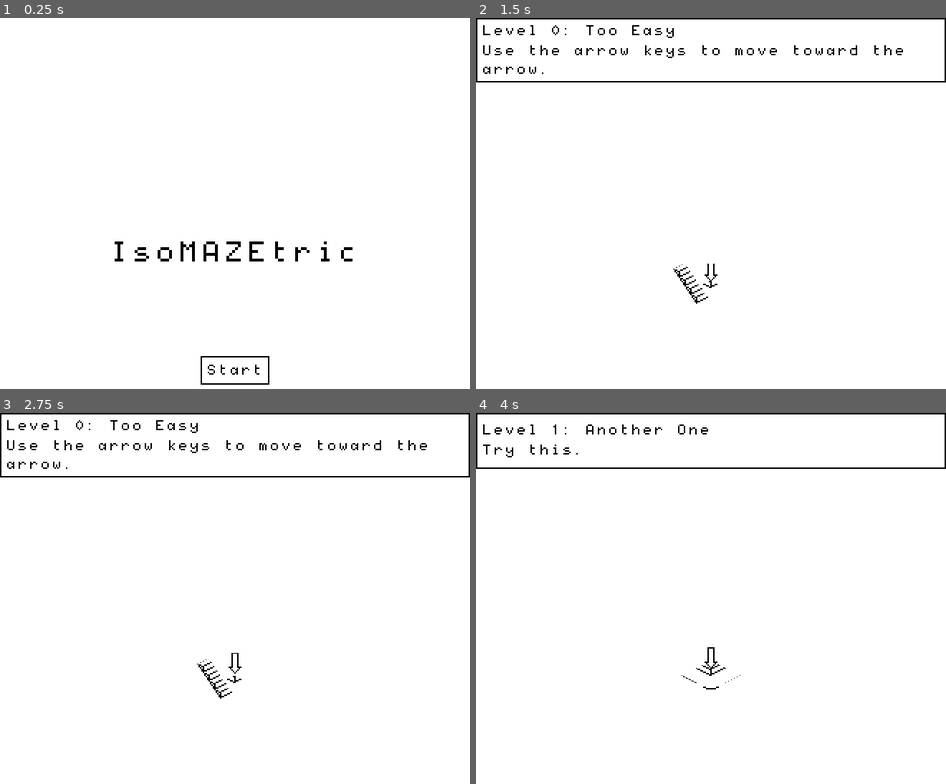
Above: before the commit, frames 1-4 (two rows, left to right).
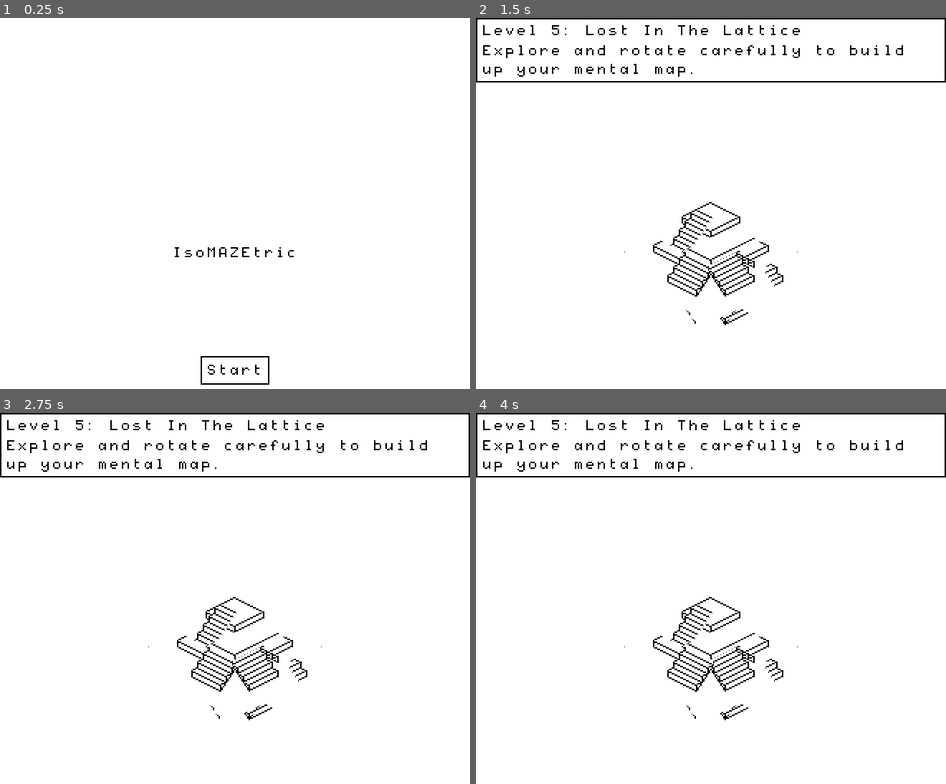
Above: after the commit, the same moments.

Repository: jlcarr/IsoMAZEtric
Game: Godot game, scene res://Menu/Menu.tscn
The game is run twice, just before and just after one commit, with the same random seed, the same clock (stepped at 60 frames per second) and the same inputs.
Inputs:
- Up to frame 1 (0.25 s): no input
- Up to frame 2 (1.5 s): click "Start" at 0.5 s; tap Enter (ui_accept) at 1.25 s; hold Right (ui_right) from 1.28 s (still down); hold Enter (ui_accept) from 1.28 s (still down)
- Up to frame 3 (2.75 s): tap Space (ui_jump) at 1.52, 1.55, 1.82, 2.1, 2.27, 2.57 s; release Right (ui_right) at 2.03 s; release Enter (ui_accept) at 2.03 s; hold Down (ui_down) from 2.03 s (still down); tap Enter (ui_accept) at 2.3 s
- Up to frame 4 (4 s): tap Enter (ui_accept) at 2.75, 3.6 s; release Down (ui_down) at 2.78 s; hold Right (ui_right) 2.78-3.53 s; hold Enter (ui_accept) 2.78-3.53 s; tap Space (ui_jump) at 3.05, 3.5, 3.77 s; hold Up (ui_up) from 3.53 s (still down)

The runs differ from the first frame. In frame 1, 0.8% of the frame differs, in the area x 24-75%, y 60-66%; in frame 2, 2.1%; in frame 3, 2.1%; in frame 4, 3.0%, in the area x 0-100%, y 1-83%.

Commit message:
Added several levels, a todo-list, and fixed clipping sprite problem with a y-nudge in shader

Diff:
--- a/src/Levels.gd
+++ b/src/Levels.gd
@@ -13,23 +13,8 @@
 
 const levels = [
 	{
-		"Name": "Level 0: Too Easy",
+		"Name": "Level 0: Hello World",
 		"HintText": "Use the arrow keys to move toward the arrow.",
-		"ConstMap":
-			[
-				[
-					[1,1],
-					[1,1]
-				],
-				[
-					[6,0],
-					[3,0]
-				]
-			]
-	},
-	{
-		"Name": "Level 1: Another One",
-		"HintText": "Try this.",
 		"ConstMap":
 			[
 				[
@@ -45,70 +30,213 @@
 			]
 	},
 	{
-		"Name": "Level 2: xyz",
-		"HintText": "",
-		"ConstMap":
-			[
-				[
-					[1,1,1,1],
-					[1,1,1,1],
-					[1,1,1,1],
-					[1,1,1,1],
-				],
-				[
-					[6,0,0,0],
-					[0,0,0,0],
-					[0,0,0,0],
-					[0,0,0,0]
-				]
-			]
-	},
-	{
-		"Name": "Level 3: xyz",
-		"HintText": "",
-		"ConstMap":
-			[
-				[
-					[1,1,1,1,1],
-					[1,1,1,1,1],
-					[1,1,1,1,1],
-					[1,1,1,1,1],
-					[1,1,1,1,1],
+		"Name": "Level 1: Keep It Up!",
+		"HintText": "Climb the steps to your goal.",
+		"ConstMap":
+			[
+				[
+					[0,0,0],
+					[0,0,0],
+					[0,0,1]
+				],
+				[
+					[0,0,1],
+					[0,0,2],
+					[1,3,0]
+				],
+				[
+					[1,3,0],
+					[2,0,0],
+					[0,0,0]
+				],
+				[
+					[6,0,0],
+					[0,0,0],
+					[0,0,0]
+				]
+			]
+	},
+	{
+		"Name": "Level 2: Blind Corner",
+		"HintText": "Press shift to rotate and get a better view!",
+		"ConstMap":
+			[
+				[
+					[1,1,1,0,0,1],
+					[1,0,1,1,0,1],
+					[1,0,0,0,0,1],
+					[1,1,1,0,0,1],
+					[1,1,1,1,1,1],
+					[1,1,1,1,1,1]
+				],
+				[
+					[0,0,0,0,3,0],
+					[0,0,0,6,3,0],
+					[0,0,0,0,3,0],
+					[0,0,0,0,3,0],
+					[0,0,0,0,3,0],
+					[0,0,0,0,0,0]
+				],
+				[
+					[0,0,0,3,0,0],
+					[0,0,0,3,0,0],
+					[0,0,0,3,0,0],
+					[0,0,0,3,0,0],
+					[0,0,0,3,0,0],
+					[0,0,0,0,0,0],
+				],
+				[
+					[0,0,3,0,0,0],
+					[0,0,3,0,0,0],
+					[0,0,3,0,0,0],
+					[0,0,3,0,0,0],
+					[0,0,3,0,0,0],
+					[0,0,0,0,0,0],
+				],
+				[
+					[1,3,0,0,0,0],
+					[1,3,0,0,0,0],
+					[1,3,0,0,0,0],
+					[1,3,0,0,0,0],
+					[1,3,0,0,0,0],
+					[0,0,0,0,0,0],
+				]
+			]
+	},
+	{
+		"Name": "Level 3: The Ivory Tower",
+		"HintText": "Carry on upwards!",
+		"ConstMap":
+			[
+				[
+					[0,0,0],
+					[0,0,0],
+					[0,0,1]
+				],
+				[
+					[0,0,1],
+					[0,0,2],
+					[0,0,0]
+				],
+				[
+					[1,3,0],
+					[0,0,0],
+					[0,0,0]
+				],
+				[
+					[0,0,0],
+					[4,0,0],
+					[1,0,0]
+				],
+				[
+					[0,0,0],
+					[0,0,0],
+					[0,5,1]
+				],
+				[
+					[0,0,1],
+					[0,0,2],
+					[0,0,0]
+				],
+				[
+					[1,3,0],
+					[0,0,0],
+					[0,0,0]
+				],
+				[
+					[0,0,0],
+					[4,0,0],
+					[1,0,0]
+				],
+				[
+					[0,0,0],
+					[0,0,0],
+					[0,5,1]
+				],
+				[
+					[0,0,0],
+					[0,0,0],
+					[0,0,6]
+				]
+			]
+	},
+	{
+		"Name": "Level 4: A Matter Of Perspective",
+		"HintText": "Beware illusions of perspective!",
+		"ConstMap":
+			[
+				[
+					[1,1,0,0,0,0,0],
+					[0,0,0,0,0,0,0],
+					[0,0,0,0,0,0,0],
+					[0,0,0,0,0,0,1],
+				],
+				[
+					[6,0,0,0,0,0,0],
+					[0,0,0,0,0,0,0],
+					[0,0,0,0,0,0,2],
+					[0,0,0,0,0,0,0],
+				],
+				[
+					[0,0,0,0,0,0,1],
+					[0,0,0,0,0,0,2],
+					[0,0,0,0,0,0,0],
+					[0,0,0,0,0,0,0],
+				],
+				[
+					[0,0,1,1,1,3,0],
+					[0,0,0,0,1,0,0],
+					[0,0,0,0,1,0,0],
+					[0,0,0,0,1,0,0],
+				]
+			]
+	},
+	{
+		"Name": "Level 5: Lost In The Lattice",
+		"HintText": "Explore and rotate carefully to build up your mental map.",
+		"ConstMap":
+			[
+				[
+					[1,0,0,0,1],
+					[0,0,0,0,0],
+					[0,0,1,0,0],
+					[0,0,0,0,0],
+					[1,0,0,0,1]
+				],
+				[
+					[0,5,1,3,0],
+					[0,0,2,0,0],
+					[1,3,0,0,1],
+					[0,0,4,0,2],
+					[0,5,1,3,0]
+				],
+				[
+					[1,0,0,0,1],
+					[2,0,0,0,0],
+					[0,0,1,3,0],
+					[4,0,0,0,0],
+					[1,0,0,0,1]
+				],
+				[
+					[0,5,1,3,0],
+					[0,0,0,0,0],
+					[1,0,0,0,1],
+					[0,0,0,0,2],
+					[0,0,1,0,0]
+				],
+				[
+					[1,0,0,0,1],
+					[2,0,4,0,2],
+					[0,0,1,3,0],
+					[4,0,2,0,0],
+					[1,3,0,5,1]
 				],
 				[
 					[6,0,0,0,0],
 					[0,0,0,0,0],
 					[0,0,0,0,0],
 					[0,0,0,0,0],
-					[0,0,0,0,0],
-				]
-			]
-	},
-	{
-		"Name": "Level 4: xyz",
-		"HintText": "",
-		"ConstMap":
-			[
-				[
-					[1,1,1,1,1],
-					[1,1,1,1,1],
-					[1,1,1,1,2],
-					[1,1,1,1,1],
-					[1,1,1,1,2],
-				],
-				[
-					[0,0,6,0,0],
-					[0,0,0,0,2],
-					[0,4,0,0,0],
-					[5,0,3,0,0],
-					[0,2,0,0,0],
-				],
-				[
-					[5,0,0,0,2],
-					[0,0,0,0,0],
-					[4,0,0,0,0],
-					[0,0,0,0,0],
-					[0,0,0,0,0],
+					[0,0,0,0,0]
 				]
 			]
 	},
--- a/src/Main/LevelFinish.gd
+++ b/src/Main/LevelFinish.gd
@@ -2,6 +2,6 @@
 
 
 func _input(event):
-	if event.is_action_pressed("ui_jump") and get_tree().paused:
+	if event.is_action_pressed("ui_accept") and get_tree().paused:
 		#get_tree().finish_level()
 		Levels.level_up()
--- a/src/Main/Main.gd
+++ b/src/Main/Main.gd
@@ -28,6 +28,7 @@
 	get_tree().paused = false
 	obj_list.append(player)
 	var level = Levels.levels[Levels.current_level]
+	level = Levels.levels[5]
 
 	# Add the text
 	LevelName.text = level["Name"]
--- a/src/Main/Main.tscn
+++ b/src/Main/Main.tscn
@@ -99,7 +99,7 @@
 margin_bottom = 24.0
 custom_fonts/font = SubResource( 2 )
 custom_colors/font_color = Color( 0, 0, 0, 1 )
-text = "press space"
+text = "press enter"
 align = 1
 __meta__ = {
 "_edit_use_anchors_": false
--- a/src/Menu/Menu.tscn
+++ b/src/Menu/Menu.tscn
@@ -5,6 +5,7 @@
 [ext_resource path="res://Menu/Menu.gd" type="Script" id=3]
 
 [sub_resource type="DynamicFont" id=1]
+size = 8
 font_data = ExtResource( 1 )
 
 [sub_resource type="DynamicFont" id=2]
--- a/src/SpriteShading/isometric_sprite.shader
+++ b/src/SpriteShading/isometric_sprite.shader
@@ -36,6 +36,7 @@
 	screen_offset /= VIEWPORT_SIZE;//*41.0;
 	pixel_pos += screen_offset;
 	pixel_pos.x += 1.0/VIEWPORT_SIZE.x/41.0; // seems to need a little nudge?
+	pixel_pos.y += 1.0/VIEWPORT_SIZE.y/41.0;
 
 	// scale it about the center
 	pixel_pos = (pixel_pos-0.5)*scale + 0.5;
@@ -46,11 +47,12 @@
 	ALBEDO = texture_color.rgb;
 	ALPHA = texture_color.a;
 
+
 	ALPHA *= float(
 		(pixel_pos.x >= 0.0)
 		&& (pixel_pos.x < 1.0)
 		&& (pixel_pos.y >= 0.0)
-		&& (pixel_pos.y <= 1.0) );
+		&& (pixel_pos.y < 1.0) );
 
 	// test alpha
 	//ALBEDO = ALPHA > 0.05 ? ALBEDO : vec3(1,0,0);
Not shown, changed: README.md
